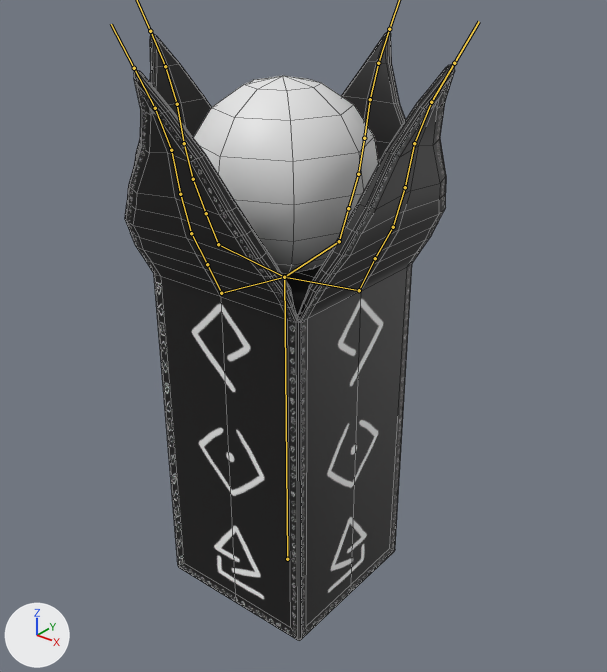
The FBX model LightProjectGame/Assets/FBX/Props/Lightswitch.fbx: old version first, new version second.
One viewpoint serves both versions: a 50 mm camera at (1.366, -1.627, 1.826) aimed at (0.037, 0.035, 0.795). Lighting does not change. The marker at lower left points along +X, +Y and +Z. Both versions are drawn at frame 51 of the action 'Lightswitch.001|OpenAndClose'; the numbers are the values there. The bones that bend it are drawn over the model as lines. Mesh edges are drawn as thin lines.

In view in the first picture: 'LightSwitch', 'Sphere.003'.
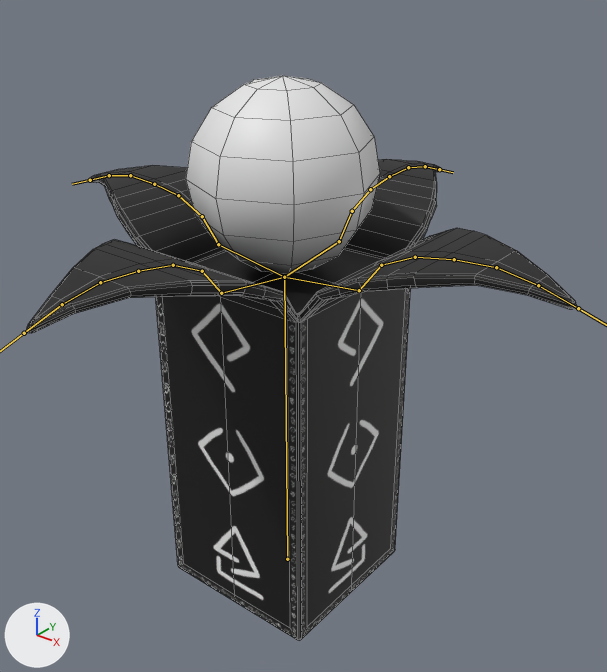
The change, as JSON lines over the scene's bpy script:
```json
{"block": "bone_a_01", "where": "bone_a_01 = bpy.data.objects['Lightswitch.001'].pose.bones['A_01']  # child of 'A'"}
{"op": "set", "path": "bone_a_01.rotation_quaternion", "old": "(0.998, 0.0, -0.001, -0.066)", "new": "(0.985, 0.0, -0.002, -0.173)", "note": "degrees (0, 0, -8) -> degrees (0, 0, -20)"}
{"block": "bone_a_02", "where": "bone_a_02 = bpy.data.objects['Lightswitch.001'].pose.bones['A_02']  # child of 'A_01'"}
{"op": "set", "path": "bone_a_02.rotation_quaternion", "old": "(0.996, 0.007, 0.0, -0.089)", "new": "(0.951, 0.023, 0.0, -0.307)", "note": "degrees (1, 0, -10) -> degrees (2, 1, -36)"}
{"block": "bone_a_03", "where": "bone_a_03 = bpy.data.objects['Lightswitch.001'].pose.bones['A_03']  # child of 'A_02'"}
{"op": "set", "path": "bone_a_03.rotation_quaternion", "old": "(0.997, 0.0, 0.001, -0.073)", "new": "(0.952, 0.001, 0.004, -0.307)", "note": "degrees (0, 0, -8) -> degrees (0, 0, -36)"}
{"block": "bone_a_04", "where": "bone_a_04 = bpy.data.objects['Lightswitch.001'].pose.bones['A_04']  # child of 'A_03'"}
{"op": "set", "path": "bone_a_04.rotation_quaternion", "old": "(1.0, 0.0, 0.0, -0.025)", "new": "(0.993, 0.0, -0.001, -0.122)", "note": "degrees (0, 0, -3) -> degrees (0, 0, -14)"}
{"block": "bone_b_01", "where": "bone_b_01 = bpy.data.objects['Lightswitch.001'].pose.bones['B_01']  # child of 'B'"}
{"op": "set", "path": "bone_b_01.rotation_quaternion", "old": "(0.998, -0.066, 0.0, 0.0)", "new": "(0.985, -0.174, 0.0, 0.0)", "note": "degrees (-8, 0, 0) -> degrees (-20, 0, 0)"}
{"block": "bone_b_02", "where": "bone_b_02 = bpy.data.objects['Lightswitch.001'].pose.bones['B_02']  # child of 'B_01'"}
{"op": "set", "path": "bone_b_02.rotation_quaternion", "old": "(0.996, -0.09, 0.0, 0.0)", "new": "(0.951, -0.308, 0.0, 0.0)", "note": "degrees (-10, 0, 0) -> degrees (-36, 0, 0)"}
{"block": "bone_b_03", "where": "bone_b_03 = bpy.data.objects['Lightswitch.001'].pose.bones['B_03']  # child of 'B_02'"}
{"op": "set", "path": "bone_b_03.rotation_quaternion", "old": "(0.997, -0.073, 0.0, 0.0)", "new": "(0.952, -0.307, 0.0, 0.0)", "note": "degrees (-8, 0, 0) -> degrees (-36, 0, 0)"}
{"block": "bone_b_04", "where": "bone_b_04 = bpy.data.objects['Lightswitch.001'].pose.bones['B_04']  # child of 'B_03'"}
{"op": "set", "path": "bone_b_04.rotation_quaternion", "old": "(1.0, -0.025, 0.0, 0.0)", "new": "(0.993, -0.122, 0.0, 0.0)", "note": "degrees (-3, 0, 0) -> degrees (-14, 0, 0)"}
{"block": "bone_c_01", "where": "bone_c_01 = bpy.data.objects['Lightswitch.001'].pose.bones['C_01']  # child of 'C'"}
{"op": "set", "path": "bone_c_01.rotation_quaternion", "old": "(0.998, 0.066, 0.0, 0.0)", "new": "(0.985, 0.174, 0.0, 0.0)", "note": "degrees (8, 0, 0) -> degrees (20, 0, 0)"}
{"block": "bone_c_02", "where": "bone_c_02 = bpy.data.objects['Lightswitch.001'].pose.bones['C_02']  # child of 'C_01'"}
{"op": "set", "path": "bone_c_02.rotation_quaternion", "old": "(0.996, 0.09, 0.0, 0.0)", "new": "(0.951, 0.308, 0.0, 0.0)", "note": "degrees (10, 0, 0) -> degrees (36, 0, 0)"}
{"block": "bone_c_03", "where": "bone_c_03 = bpy.data.objects['Lightswitch.001'].pose.bones['C_03']  # child of 'C_02'"}
{"op": "set", "path": "bone_c_03.rotation_quaternion", "old": "(0.997, 0.073, 0.0, 0.0)", "new": "(0.952, 0.307, 0.0, 0.0)", "note": "degrees (8, 0, 0) -> degrees (36, 0, 0)"}
{"block": "bone_c_04", "where": "bone_c_04 = bpy.data.objects['Lightswitch.001'].pose.bones['C_04']  # child of 'C_03'"}
{"op": "set", "path": "bone_c_04.rotation_quaternion", "old": "(1.0, 0.025, 0.0, 0.0)", "new": "(0.993, 0.122, 0.0, 0.0)", "note": "degrees (3, 0, 0) -> degrees (14, 0, 0)"}
{"block": "bone_d_01", "where": "bone_d_01 = bpy.data.objects['Lightswitch.001'].pose.bones['D_01']  # child of 'D'"}
{"op": "set", "path": "bone_d_01.rotation_quaternion", "old": "(0.998, 0.0, 0.0, 0.066)", "new": "(0.985, 0.0, 0.0, 0.174)", "note": "degrees (0, 0, 8) -> degrees (0, 0, 20)"}
{"block": "bone_d_02", "where": "bone_d_02 = bpy.data.objects['Lightswitch.001'].pose.bones['D_02']  # child of 'D_01'"}
{"op": "set", "path": "bone_d_02.rotation_quaternion", "old": "(0.996, 0.0, 0.0, 0.09)", "new": "(0.951, 0.0, 0.0, 0.308)", "note": "degrees (0, 0, 10) -> degrees (0, 0, 36)"}
{"block": "bone_d_03", "where": "bone_d_03 = bpy.data.objects['Lightswitch.001'].pose.bones['D_03']  # child of 'D_02'"}
{"op": "set", "path": "bone_d_03.rotation_quaternion", "old": "(0.997, 0.0, 0.0, 0.073)", "new": "(0.952, 0.0, 0.0, 0.307)", "note": "degrees (0, 0, 8) -> degrees (0, 0, 36)"}
{"block": "bone_d_04", "where": "bone_d_04 = bpy.data.objects['Lightswitch.001'].pose.bones['D_04']  # child of 'D_03'"}
{"op": "set", "path": "bone_d_04.rotation_quaternion", "old": "(1.0, 0.0, 0.0, 0.025)", "new": "(0.993, 0.0, 0.0, 0.122)", "note": "degrees (0, 0, 3) -> degrees (0, 0, 14)"}
```

Changed parts and their boxes [x1, y1, x2, y2] in the pictures (607 x 672 px):
```json
{"object": "LightSwitch", "change": "posed", "before": [125, 31, 455, 641], "after": [26, 159, 577, 641], "on screen": "67% wider, 21% shorter"}
{"bone": "A_01", "before": "(359, 290) to (375, 258)", "after": "(359, 290) to (381, 265)"}
{"bone": "A_02", "before": "(375, 258) to (393, 227)", "after": "(381, 265) to (415, 257)"}
{"bone": "A_03", "before": "(393, 227) to (405, 187)", "after": "(415, 257) to (454, 259)"}
{"bone": "A_04", "before": "(405, 187) to (414, 143)", "after": "(454, 259) to (496, 267)"}
{"bone": "B_01", "before": "(339, 241) to (348, 208)", "after": "(339, 241) to (352, 211)"}
{"bone": "B_02", "before": "(348, 208) to (358, 174)", "after": "(352, 211) to (370, 189)"}
{"bone": "B_03", "before": "(358, 174) to (364, 138)", "after": "(370, 189) to (389, 176)"}
{"bone": "B_04", "before": "(364, 138) to (370, 99)", "after": "(389, 176) to (408, 167)"}
{"bone": "C_01", "before": "(221, 293) to (207, 264)", "after": "(221, 293) to (202, 271)"}
{"bone": "C_02", "before": "(207, 264) to (191, 233)", "after": "(202, 271) to (173, 265)"}
{"bone": "C_03", "before": "(191, 233) to (180, 194)", "after": "(173, 265) to (138, 271)"}
{"bone": "C_04", "before": "(180, 194) to (171, 150)", "after": "(138, 271) to (100, 282)"}
{"bone": "D_01", "before": "(218, 244) to (206, 213)", "after": "(218, 244) to (202, 216)"}
{"bone": "D_02", "before": "(206, 213) to (193, 179)", "after": "(202, 216) to (178, 195)"}
{"bone": "D_03", "before": "(193, 179) to (184, 143)", "after": "(178, 195) to (154, 184)"}
{"bone": "D_04", "before": "(184, 143) to (177, 104)", "after": "(154, 184) to (130, 175)"}
```
